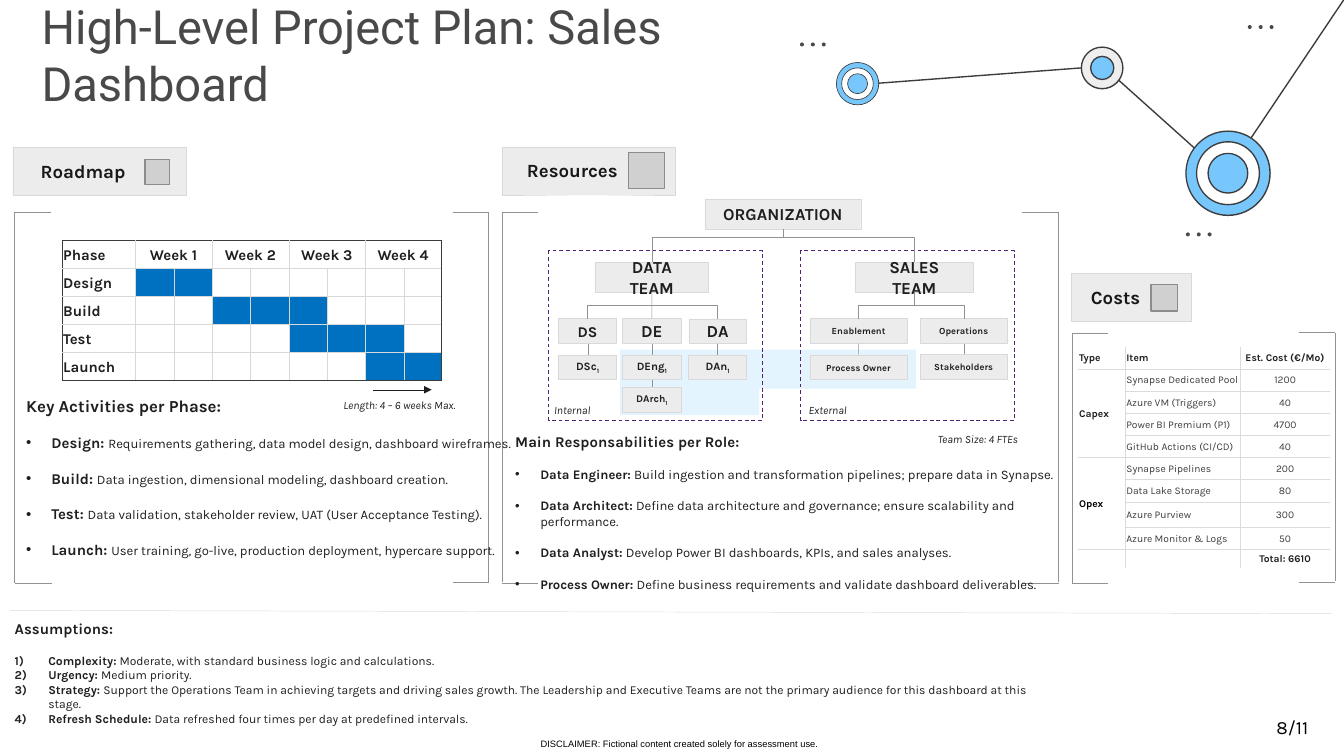
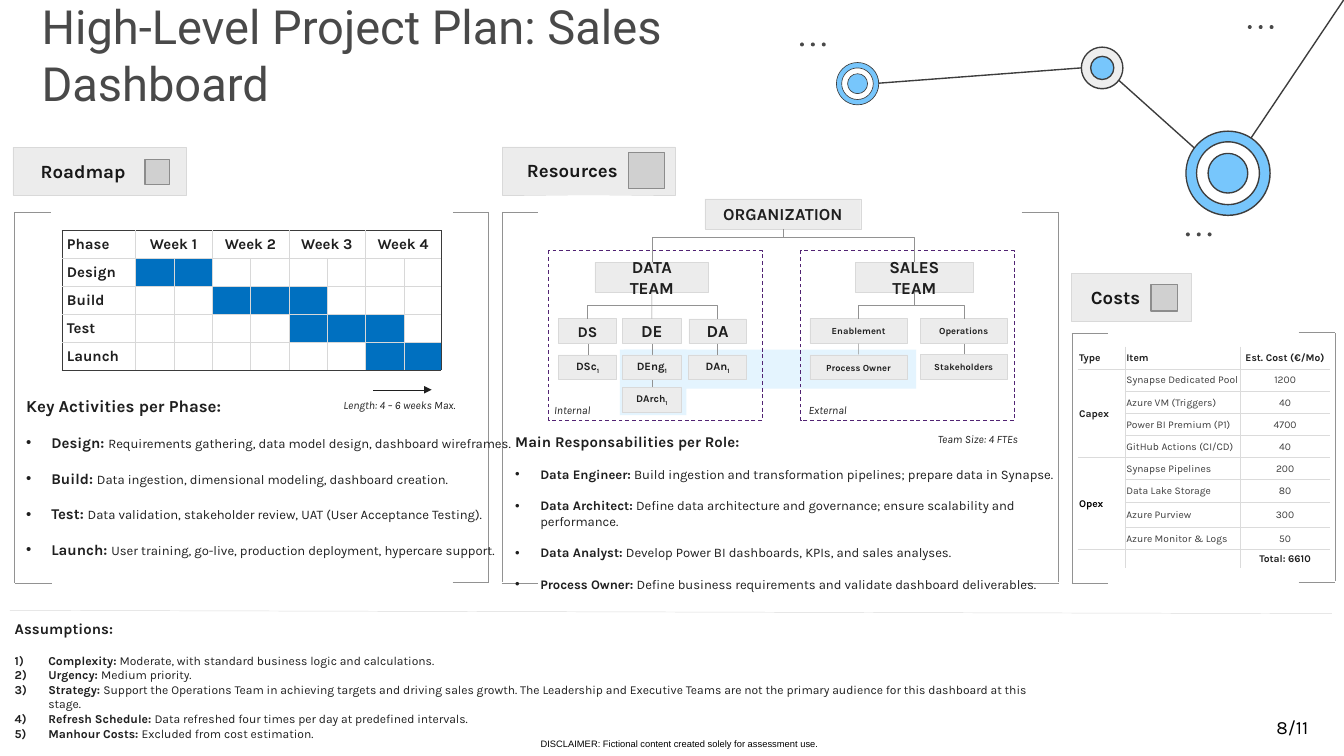
Before and after one commit to Nesk95/Allianz_BusinessCase, a slide deck: slide 9 of Allianz Business Case - Presentation.pptx. Drawn at 1344x756 pixels with LibreOffice and Linux fonts; fonts in the diff are those of the drawing; grey boxes stand for pictures; background and template pictures are left out. Boxes give left, top, right and bottom in pixels: in the first picture for what was removed or moved away, otherwise in the second. Text is boxed around its words. In the diff, an @@ line names an element or a change of style, - is before the commit and + after.

```diff
--- a/Allianz Business Case - Presentation.pptx
+++ b/Allianz Business Case - Presentation.pptx
@@ table moved from (x1=62, y1=241, x2=437, y2=380) to (x1=62, y1=230, x2=437, y2=370) @@
@@ rectangle resized from (x1=620, y1=349, x2=759, y2=415) to (x1=620, y1=349, x2=687, y2=415) @@
@@ rectangle resized from (x1=757, y1=349, x2=917, y2=388) to (x1=624, y1=349, x2=915, y2=388) @@
@@ text at (x1=48, y1=729, x2=314, y2=738): paragraph added @@
+5) Manhour Costs: Excluded from cost estimation.
```
Also in this commit, not shown: 1 other slide changed.
